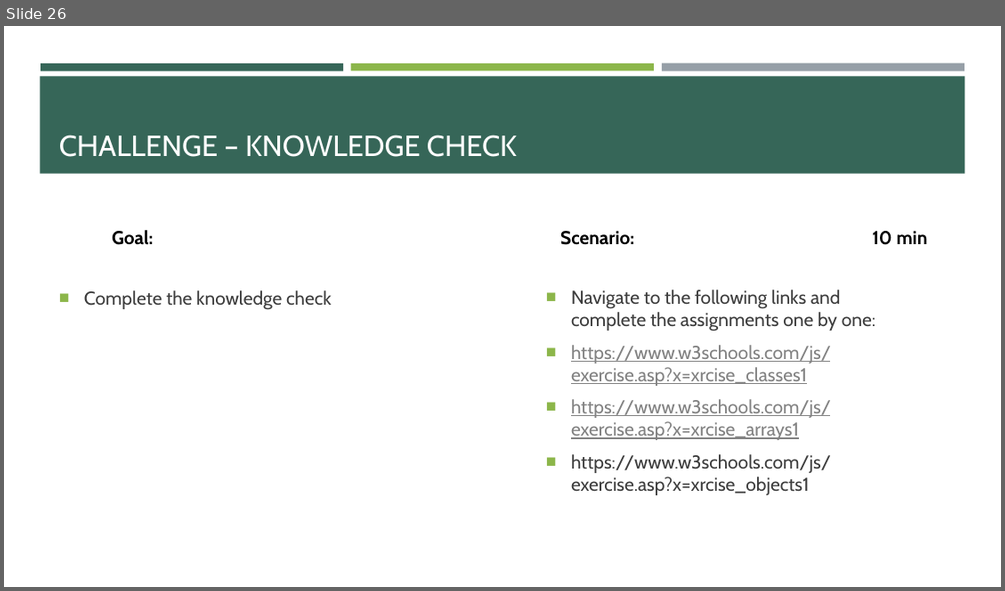
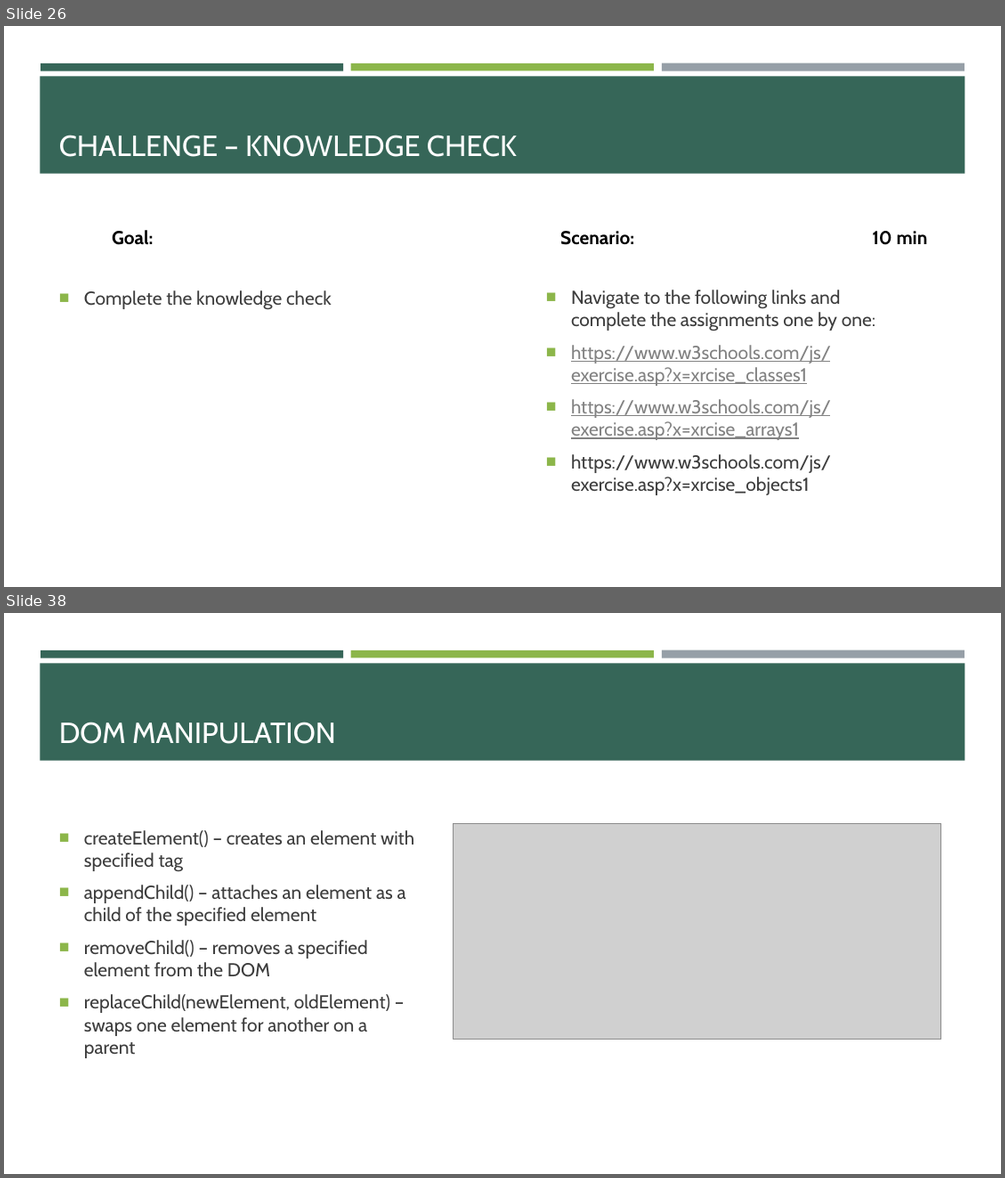
Before and after one commit to e-m-wilson/SNOW, a slide deck: Week_1/004-JavaScript/JavaScript.pptx. Shown one above the other, each under a label of ours: slide 26 before the commit, slides 26 and 38 after it; the slides between them are not shown. The pictures are 1005x591 and 1005x1178 pixels, drawn with LibreOffice and Linux fonts; fonts in the diff are those of the drawing; grey boxes stand for pictures. Boxes give left, top, right and bottom in pixels: in the first picture for what was removed or moved away, otherwise in the second. Text is boxed around its words. In the diff, an @@ line names an element or a change of style, - is before the commit and + after.

```diff
--- a/Week_1/004-JavaScript/JavaScript.pptx
+++ b/Week_1/004-JavaScript/JavaScript.pptx
@@ slide 38 added at (4, 613, 1001, 1174), background #FFFFFF; not listed: 4 template elements that a slide beside it also shows @@
@@ title added at (59, 722, 336, 744), 28 pt, text #FFFFFF @@
+DOM MANIPULATION
@@ picture added at (453, 823, 941, 1039) @@
@@ text added at (84, 830, 414, 1058), 18 pt, text #3D3D3D @@
+■ createElement() – creates an element with specified tag
+■ appendChild() – attaches an element as a child of the specified element
+■ removeChild() – removes a specified element from the DOM
+■ replaceChild(newElement, oldElement) – swaps one element for another on a parent
```
Also in this commit, not shown: 1 slide changed, 20 other slides added, 1 other file.
